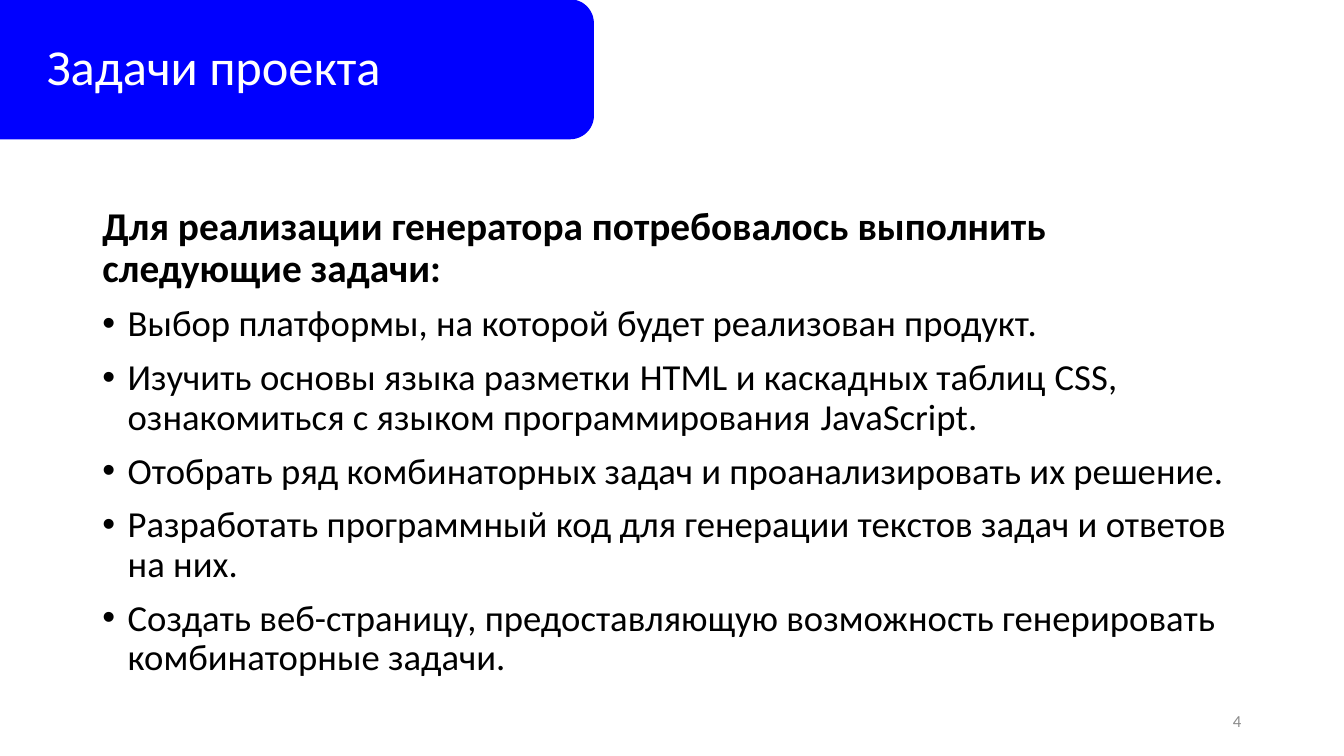
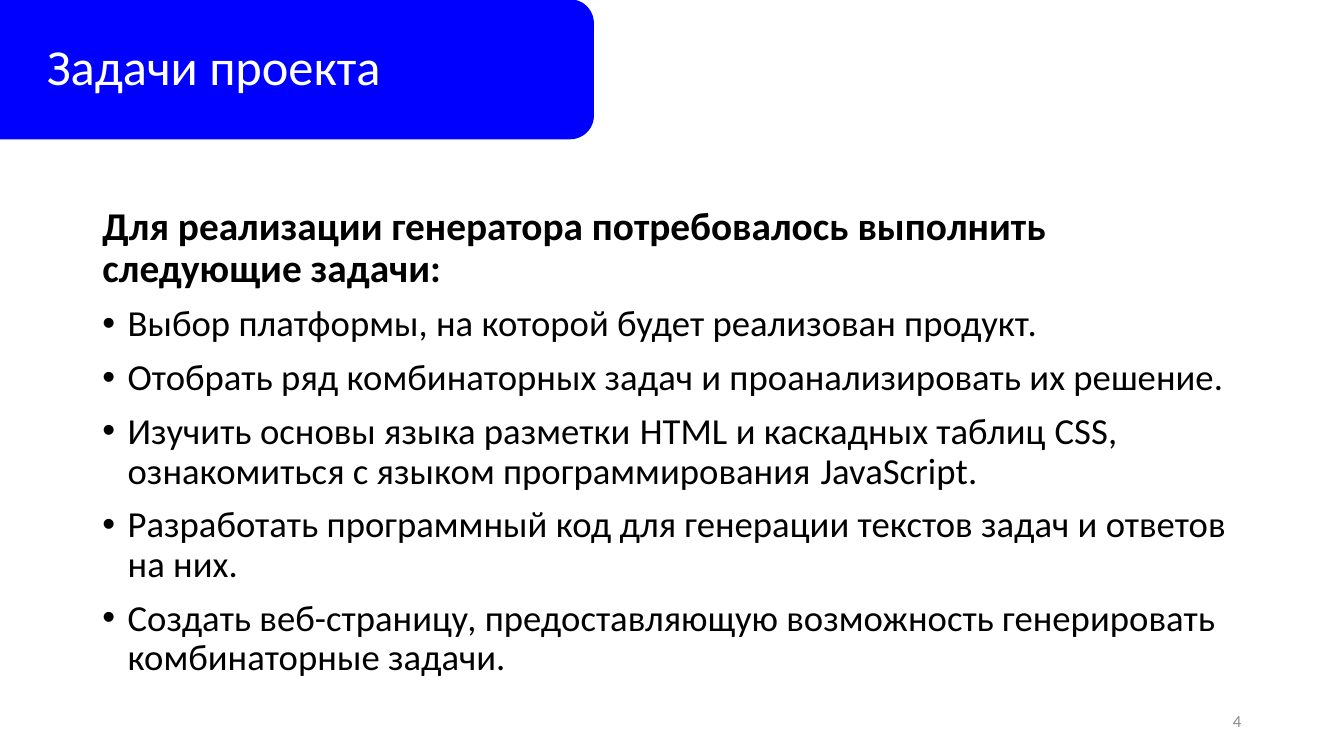
Before and after one commit to kirillvelyugo/school_sites, a slide deck: slide 4 of Project/Презентация.pptx. Drawn at 1344x756 pixels with LibreOffice and Linux fonts; fonts in the diff are those of the drawing. Boxes give left, top, right and bottom in pixels: in the first picture for what was removed or moved away, otherwise in the second. Text is boxed around its words. In the diff, an @@ line names an element or a change of style, - is before the commit and + after.

```diff
--- a/Project/Презентация.pptx
+++ b/Project/Презентация.pptx
@@ text at (128,365,1223,396): paragraph added @@
+• Отобрать ряд комбинаторных задач и проанализировать их решение.
@@ text at (128,459,1223,490): paragraph removed @@
-• Отобрать ряд комбинаторных задач и проанализировать их решение.
```
Also in this commit, not shown: 5 other slides changed, 1 slide added.
